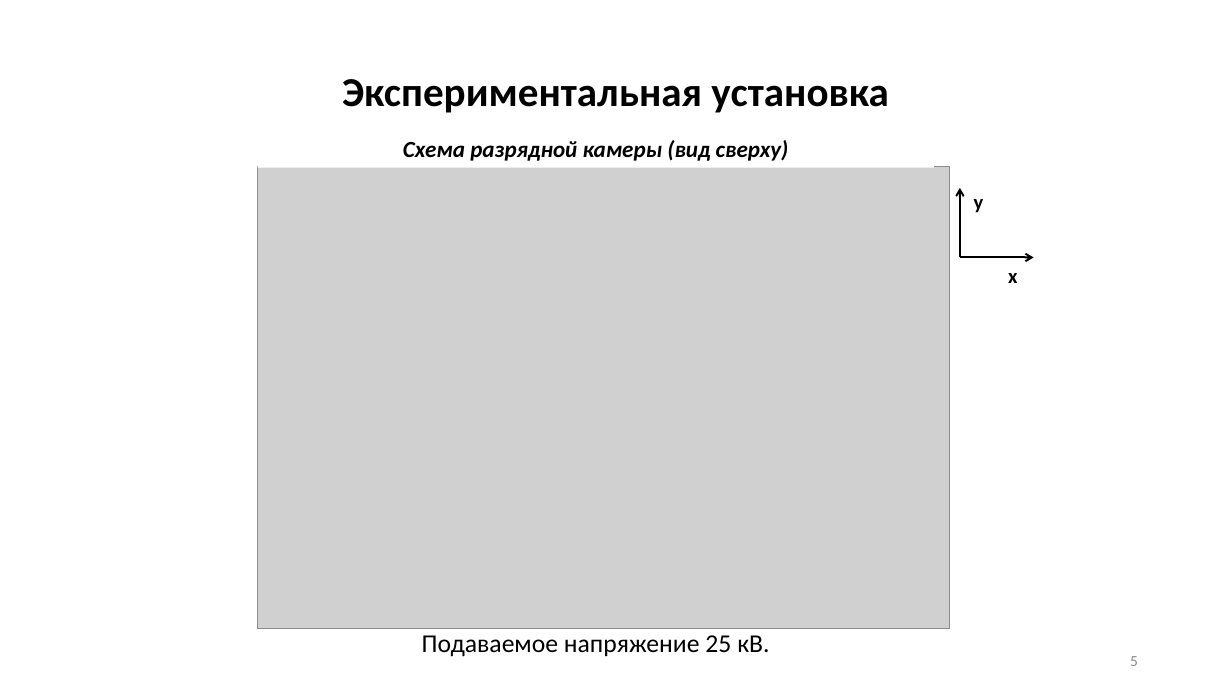
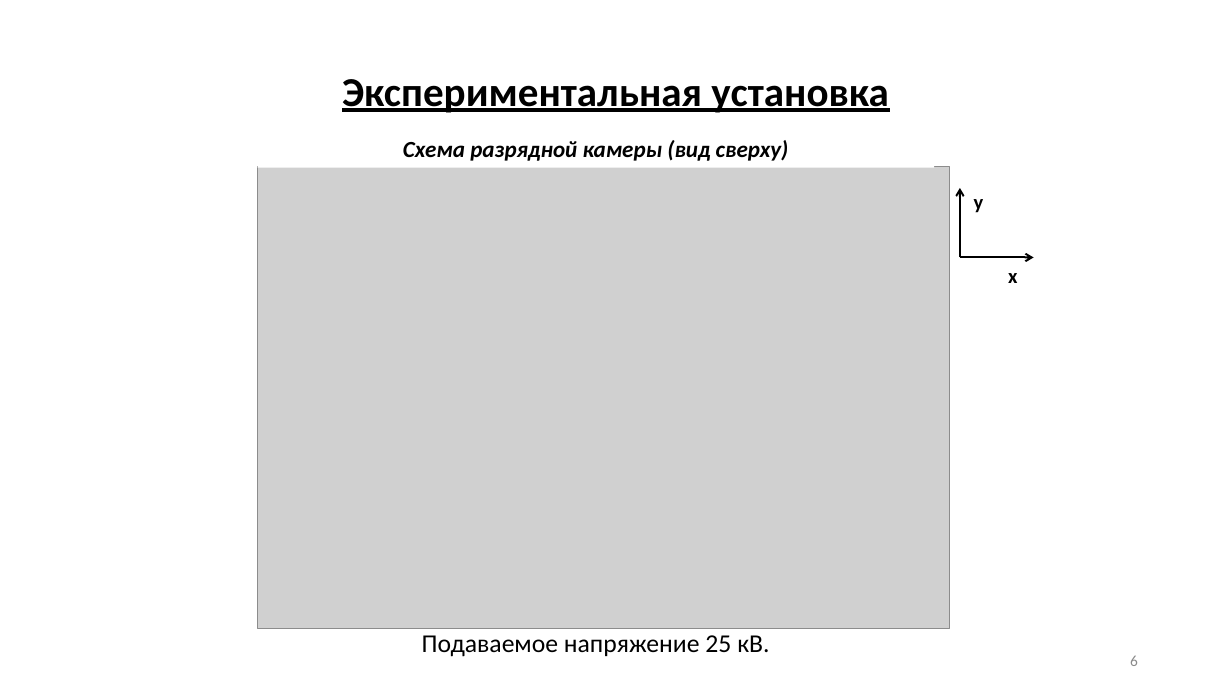
Before and after one commit to ulanich/msu, a slide deck: slide 6 of конференция/конференция.pptx (slide 5 before the commit). Drawn at 1232x693 pixels with LibreOffice and Linux fonts; fonts in the diff are those of the drawing; grey boxes stand for pictures. Boxes give left, top, right and bottom in pixels: in the first picture for what was removed or moved away, otherwise in the second. Text is boxed around its words. In the diff, an @@ line names an element or a change of style, - is before the commit and + after.

```diff
--- a/конференция/конференция.pptx
+++ b/конференция/конференция.pptx
@@ text "Экспериментальная установка" at box(342, 79, 888, 113): underline on @@
@@ page number at box(1130, 655, 1138, 666): text changed @@
-5
+6
```
Also in this commit, not shown: 7 other slides changed, 3 slides added.
